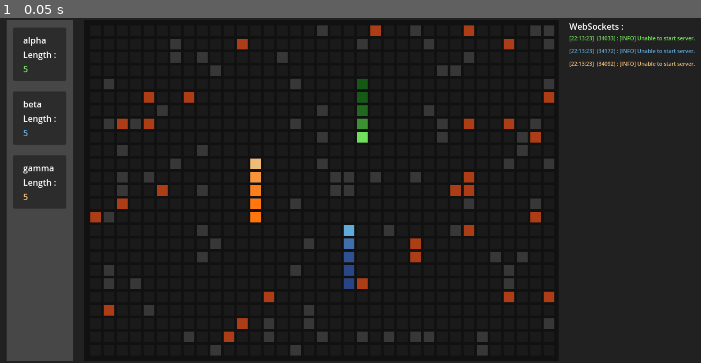
Above: before the commit, frame 1.
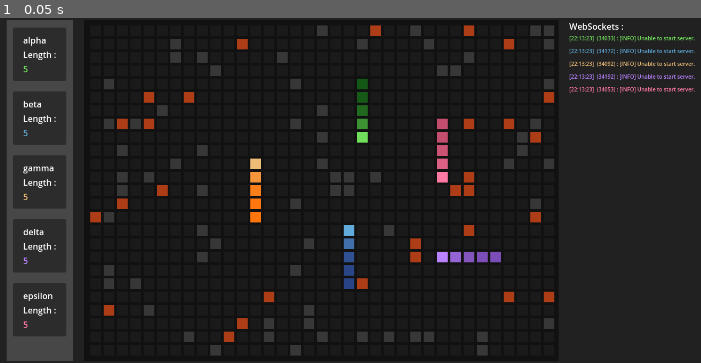
Above: after the commit, the same moment.

Repository: emecdelam/multiplayer_snake
Game: Godot game, scene res://scenes/main_game.tscn
Same seed, same stepped clock (60 frames per second), same inputs: the game is played once before the commit and once after it.
Inputs:
- Up to frame 1 (0.05 s): no input

The runs differ from the first frame. In frame 1, 3.4% of the frame differs, in the area x 1-100%, y 16-93%.

Commit message:
5 player snake 0_0

Diff:
--- a/scripts/communication/server.gd
+++ b/scripts/communication/server.gd
@@ -69,7 +69,8 @@
 	console.add_message("[%s]  (%s) : %s\n" % [Time.get_time_string_from_system(), PORT, message], player.color)
 
 func send_message(message: String) -> void:
-	socket.send_text(message)
+	if socket.get_ready_state() == WebSocketPeer.STATE_OPEN:
+		socket.send_text(message)
 
 
 ## A function to remove the '[...] ' from a msg
--- a/scripts/game/main_game.gd
+++ b/scripts/game/main_game.gd
@@ -56,6 +56,7 @@
 	if param.number_of_players < 1:
 		print("[WARNING] No player found")
 		return
+
 	if not timer.is_stopped(): # Check for game ticks
 		return
 
@@ -209,7 +210,14 @@
 func handle_death_player(player: Player):
 	dead_count += 1
 	print("[INFO] Player died : "+player.name)
-	player.display_dead_body(map)
+
+	if dead_count + 1 >= param.number_of_players: # 1 winner
+			clean_game()
+
+
+## Function called when there is only one survivir
+func clean_game():
+	print("cleaning game")
 	for server in servers:
 		server._exit_tree()
 	thread_manager.dump_outputs()#.wait_to_finish() # wait for the background thread to clean the other threads, it is done to avoid blocking the main thread
--- a/scripts/game/player.gd
+++ b/scripts/game/player.gd
@@ -64,6 +64,7 @@
 	# Collides
 	if map.check_player_collision(new_snake_pos):
 		alive = false
+		display_dead_body(map)
 		game.handle_death_player(self)
 		return false
 	old_direction = direction
--- a/scripts/parameters.gd
+++ b/scripts/parameters.gd
@@ -1,20 +1,26 @@
 class_name Parameters
 
-@export var number_of_players = 3
+@export var number_of_players = 5
 
 
 @export var player_colors = [
-    [Color("#72DF5C"), Color("#145815")],
-    [Color("#60ABDA"), Color("#294486")],
-    [Color("#EEBC77"), Color("#FF760D")]
+    [Color("#72DF5C"), Color("#145815")],   # Light Green and Dark Green
+    [Color("#60ABDA"), Color("#294486")],   # Light Blue and Dark Blue
+    [Color("#EEBC77"), Color("#FF760D")],   # Soft Yellow and Orange
+    [Color("#B983FF"), Color("#7A4EB6")],   # Light Purple and Dark Purple
+    [Color("#FF7AA2"), Color("#C34D6D")]    # Light Pink and Dark Pink
 ]
 
 
-@export var player_names = ["alpha", "beta", "gamma"]
+@export var player_names = ["alpha", "beta", "gamma", "delta", "epsilon"]
 
 @export var empty_cell_color = Color("#1a1a1a")
 @export var wall_cell_color = Color("#373737")
 @export var fruit_cell_color = Color("#AD3D17")
 
 ## commmand and arguments for the execution
-@export var player_exec := [["python3", ["python/player_code/main.py"]],["python3", ["python/player_code/main.py"]],["python3", ["python/player_code/main.py"]]]
+@export var player_exec := [["python3", ["python/player_code/main.py"]],
+                            ["python3", ["python/player_code/main.py"]],
+                            ["python3", ["python/player_code/main.py"]],
+                            ["python3", ["python/player_code/main.py"]],
+                            ["python3", ["python/player_code/main.py"]]]
Not shown, changed: python/player_code/main.py
